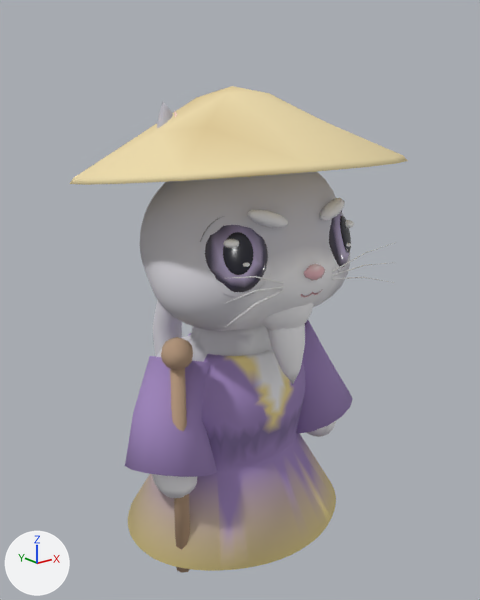
The glTF model public/assets/models/characters/lod/mestre_lotus.glb: old version first, new version second.
Both versions are drawn from a 50 mm lens placed at (-0.939, -1.194, 1.067), pointed at (0.004, -0.015, 0.595). Every picture has the same lights, and +X, +Y and +Z are marked at lower left. The first picture is the older version. Where no turn or scale is listed for an object, it has been applied to the vertices. Vertices at exactly the same position are counted once.

Names of what the first picture shows: 'body', 'extra_handR', 'headparts', 'pupil.R', 'robe', 'sleeve.L', 'sleeve.R' and 3 more.
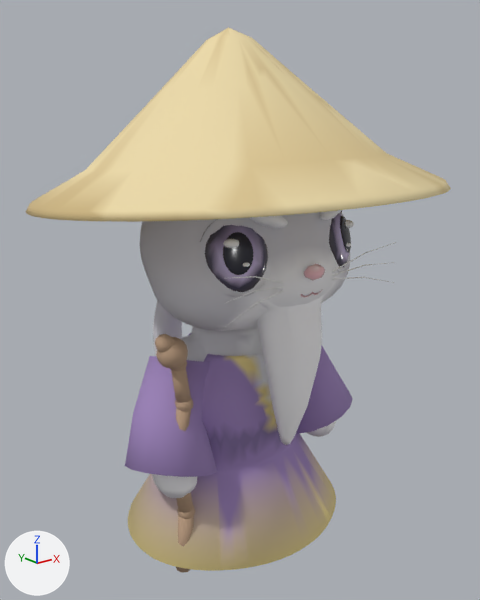
Where the newer file only moved an object's origin or applied its transform, the numbers keep the older frame.

Where the change shows, as pixel boxes (x1, y1, x2, y2) in the pictures (480 x 600 px):
'headparts', reshaped (26% wider, 40% taller): before (70, 86, 407, 384); after (26, 27, 451, 445)
'extra_handR', reshaped, moved, rescaled (24% wider): before (161, 337, 193, 573); after (155, 334, 195, 573)
part 1 of me_headparts, rebuilt (26% wider, 96% taller): before (70, 86, 407, 185); after (26, 27, 451, 222)
part 2 of me_headparts, added: after (257, 281, 335, 445)
part 3 of me_headparts, deleted: before (267, 324, 305, 384)
part 4 of me_headparts, built on: before (205, 198, 348, 330); after (205, 210, 348, 292)
part 5 of me_extra_handr, rebuilt: before (161, 337, 193, 370); after (156, 337, 188, 369)
part 6 of me_extra_handr, reshaped: before (170, 368, 190, 550); after (155, 334, 195, 547)

The change, as a diff of the scene's bpy script:
```diff
--- a/public/assets/models/characters/lod/mestre_lotus.glb.py
+++ b/public/assets/models/characters/lod/mestre_lotus.glb.py
@@ me_headparts @@
 # used by ob_headparts; location = (0.016, -0.041, 0.752)
-me_headparts.from_pydata(...)  # 1231 vertices, 2390 faces; spans x -0.386..0.354, y -0.338..0.398, z -0.305..0.327
+me_headparts.from_pydata(...)  # 1607 vertices, 3146 faces; spans x -0.476..0.444, y -0.429..0.488, z -0.46..0.447
+# me_headparts part 1: the loose piece of 52 vertices spanning x -0.386..0.354, y -0.338..0.398, z 0.107..0.327 is rebuilt with 434 vertices and now spans x -0.476..0.444, y -0.429..0.488, z 0.05..0.447
+# me_headparts part 2: a new loose piece of 233 vertices spanning x -0.128..0.096, y -0.21..-0.094, z -0.46..-0.028, in mat_fur
+# me_headparts part 3: the loose piece of 69 vertices spanning x -0.057..0.025, y -0.186..-0.098, z -0.305..-0.129 is deleted
+# me_headparts part 4: 25 vertices moved from x -0.212..0.157, y -0.2..-0.099, z -0.059..0.088 to x -0.21..0.162, y -0.198..-0.104, z -0.065..0.085; 311 vertices removed from x -0.213..0.179, y -0.23..-0.063, z -0.19..0.098; 141 vertices added at x -0.213..0.18, y -0.234..-0.099, z -0.068..0.098
 me_headparts.materials.append(mat_eye)
@@ me_extra_handr @@
 # used by ob_extra_handr; location = (-0.226, -0.09, 0.287); scale = (0.287, 0.287, 0.287)
-me_extra_handr.from_pydata(...)  # 77 vertices, 146 faces; spans x -0.12..0.12, y -0.12..0.12, z -1.0..1.0
+me_extra_handr.from_pydata(...)  # 310 vertices, 576 faces; spans x -0.15..0.15, y -0.11..0.11, z -1.0..1.0
+# me_extra_handr part 5: the loose piece of 61 vertices spanning x -0.12..0.12, y -0.12..0.12, z 0.76..1.0 is rebuilt with 60 vertices and now spans x -0.12..0.1, y -0.11..0.11, z 0.73..0.96
+# me_extra_handr part 6: 16 vertices removed from x -0.06..0.06, y -0.06..0.06, z -1.0..0.81; 250 vertices added at x -0.15..0.15, y -0.07..0.07, z -1.0..1.0
 me_extra_handr.materials.append(mat_wood)
@@ ob_extra_handr @@
 ob_extra_handr = bpy.data.objects.new('extra_handR', me_extra_handr)
-ob_extra_handr.location = (-0.226, -0.09, 0.287)
-ob_extra_handr.scale = (0.287, 0.287, 0.287)
+ob_extra_handr.location = (-0.234, -0.09, 0.295)
+ob_extra_handr.scale = (0.296, 0.296, 0.296)
```
